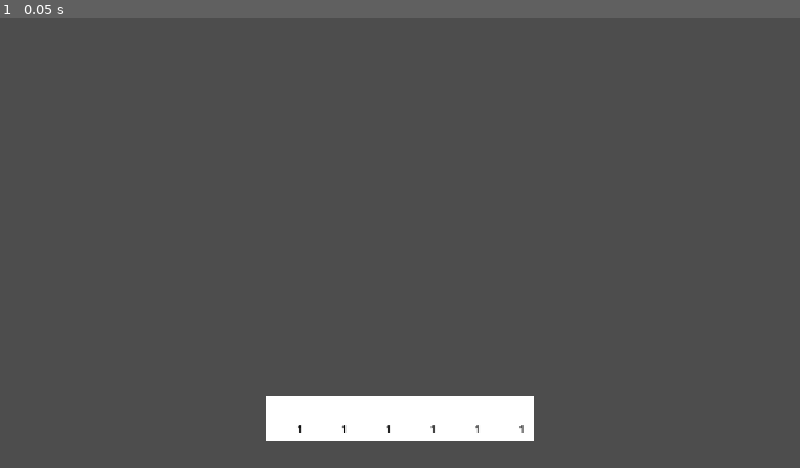
Above: before the commit, frame 1.
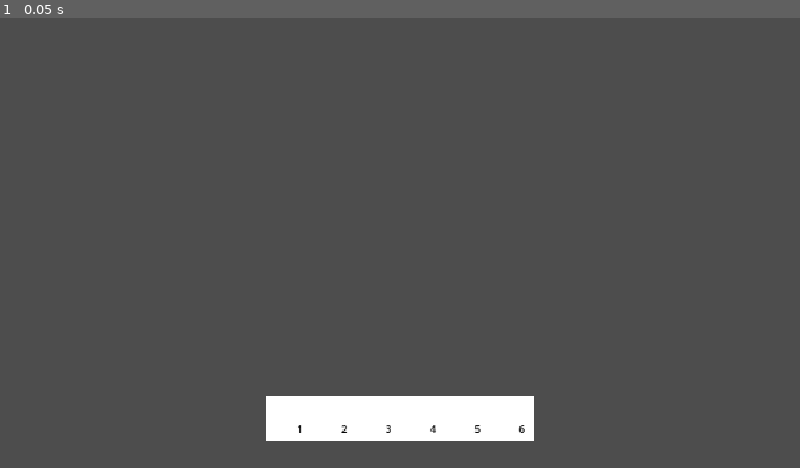
Above: after the commit, the same moment.

Repository: Duckwastakon/brackeysJam
Game: Godot game, scene res://player/inventory.tscn
Two runs of this game, one before a commit and one after it. Both use one fixed random seed, a clock stepped at 60 frames per second and the inputs below. The project has no main scene, so this scene is started directly.
Inputs:
- Up to frame 1 (0.05 s): no input

The runs differ from the first frame. In frame 1, less than 0.1% of the frame differs, in the area x 42-66%, y 90-93%.

Commit message:
create inventory generation/functions

Diff:
--- a/inventory.gd
+++ b/inventory.gd
@@ -1,6 +1,8 @@
 extends CanvasLayer
 
 var inventory = []
+var invAmounts = []
+
 @export var inventorySize = 6
 @onready var invSlot = $invSlot
 @onready var slotContainer = $container
@@ -21,3 +23,50 @@
 		newInvSlot.visible = true
 		newInvSlot.position = Vector2(slotContainer.size.x/2 - allSlotSize/2 + 64*i,
 		slotContainer.size.y/2)
+		newInvSlot.get_child(0).text = str(i+1)
+
+func getItem(ind):
+	return([inventory[ind], invAmounts[ind]])
+
+func pickUpItem(itemName):
+	var stackable = true
+	if(stackable):
+		if(inventory.has(itemName)):
+			invAmounts[inventory.find(itemName)] += 1
+			return true
+		else:
+			for i in inventory.size():
+				if inventory[i] == "":
+					inventory[i] = itemName
+					invAmounts[i] = 1
+					return true
+	else:
+		for i in inventory.size():
+			if inventory[i] == "":
+				inventory[i] = itemName
+				invAmounts[i] = 1
+				return true
+
+	return false
+
+func pickableUp(itemName):
+	var stackable = true
+	if(stackable):
+		if(inventory.has(itemName)):
+			return true
+		else:
+			for i in inventory.size():
+				if inventory[i] == "":
+					return true
+	else:
+		for i in inventory.size():
+			if inventory[i] == "":
+				return true
+
+	return false
+
+func dropItem(ind):
+	var item = inventory[ind]
+	inventory[ind] = ""
+	invAmounts[ind] = 0
+	return item
